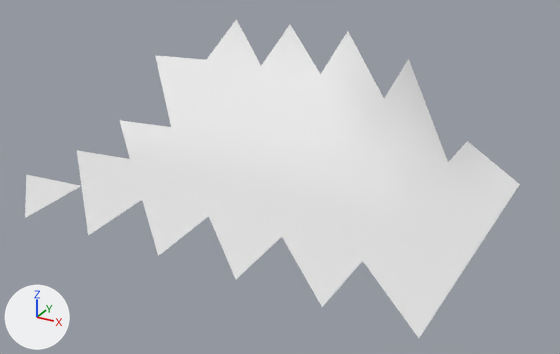
What one commit did to the OBJ model models/areas/fondue/preview_grass_-1_2.obj.
One viewpoint serves both versions: a 50 mm lens placed at (7.1, -91.8, 17.1), pointed at (-11.0, -59.0, 0.7). The axes (+X, +Y, +Z) are drawn at lower left. The lights are the same throughout. The picture after the commit comes second. Where no turn or scale is listed for an object, it has been applied to the vertices. Vertices at exactly the same position are counted once.

The older version as bpy lines, for what is in view:
```python
me_preview_grass__1_2 = bpy.data.meshes.new('preview_grass_-1_2')
me_preview_grass__1_2.from_pydata(...)  # 39 vertices, 44 faces; spans x -24.0..0.0, y -68.2..-48.5, z 0.0..6.2
ob_preview_grass__1_2 = bpy.data.objects.new('preview_grass_-1_2', me_preview_grass__1_2)
ob_preview_grass__1_2.location = (0.0, 0.0, 0.0)
```
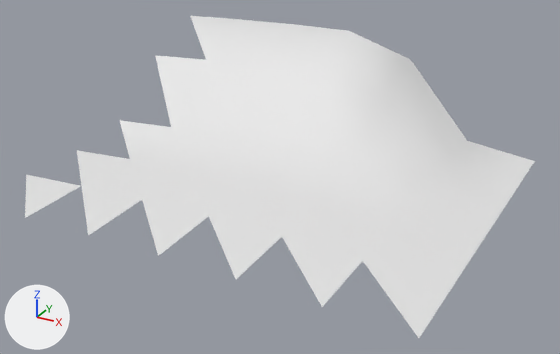
What differs and where, as boxes [x1, y1, x2, y2] in the pictures (560 x 354 px):
'preview_grass_-1_2', reshaped: before [25, 19, 520, 338]; after [25, 16, 535, 338]
part 1 of me_preview_grass__1_2, added: after [190, 16, 535, 184]

Edits to the bpy script that builds the scene:
```text
Change me_preview_grass__1_2:
    used by ob_preview_grass__1_2; location = (0.0, 0.0, 0.0)
    remove me_preview_grass__1_2.from_pydata(...)  # 39 vertices, 44 faces; spans x -24.0..0.0, y -68.2..-48.5, z 0.0..6.2
    add me_preview_grass__1_2.from_pydata(...)  # 46 vertices, 55 faces; spans x -24.0..0.0, y -68.2..-48.5, z 0.0..6.2
    me_preview_grass__1_2 part 1
    7 vertices are added at x -23.7..0.0, y -48.5, z 0.0..6.2
    11 new faces join them
```
